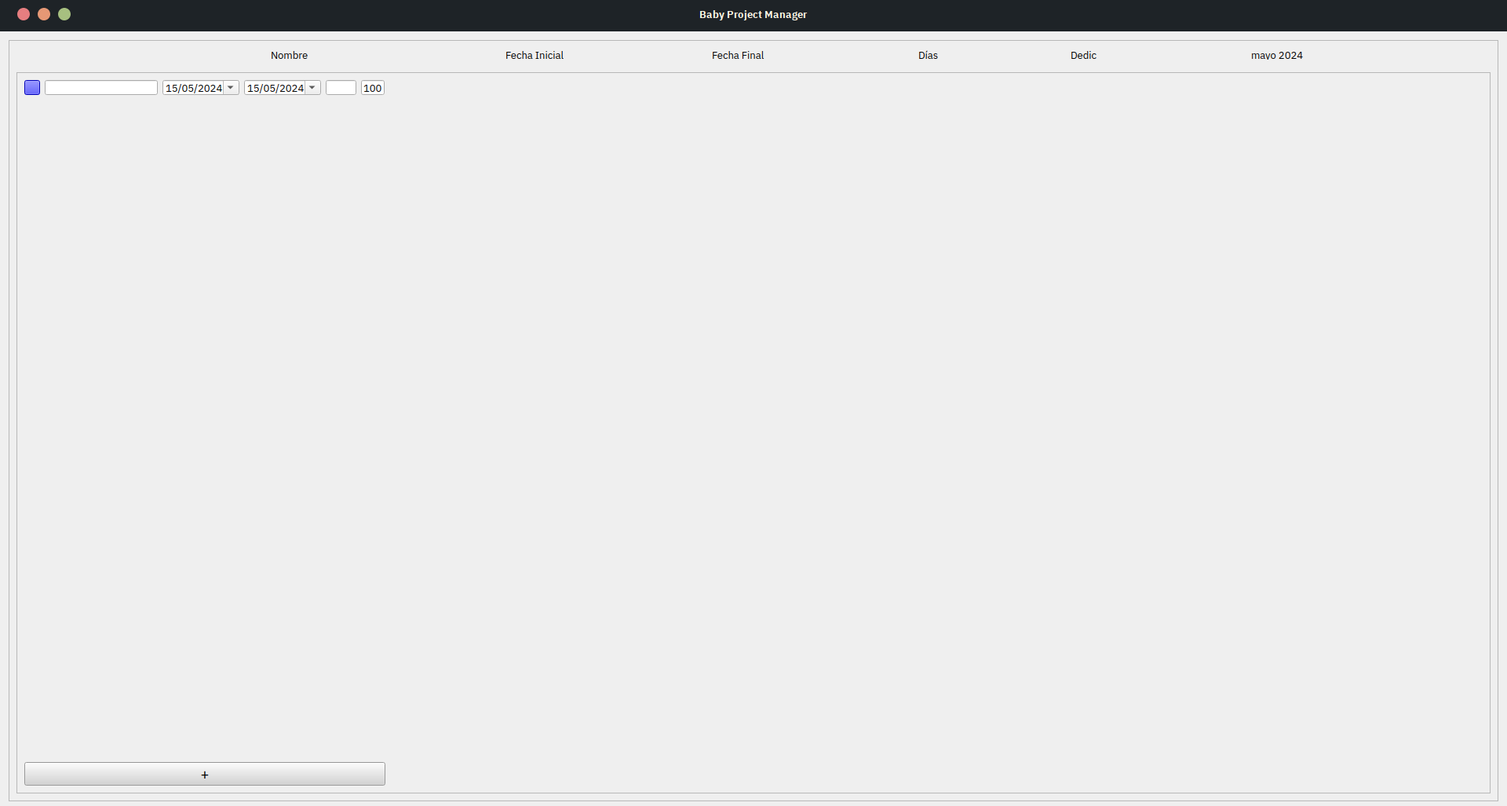
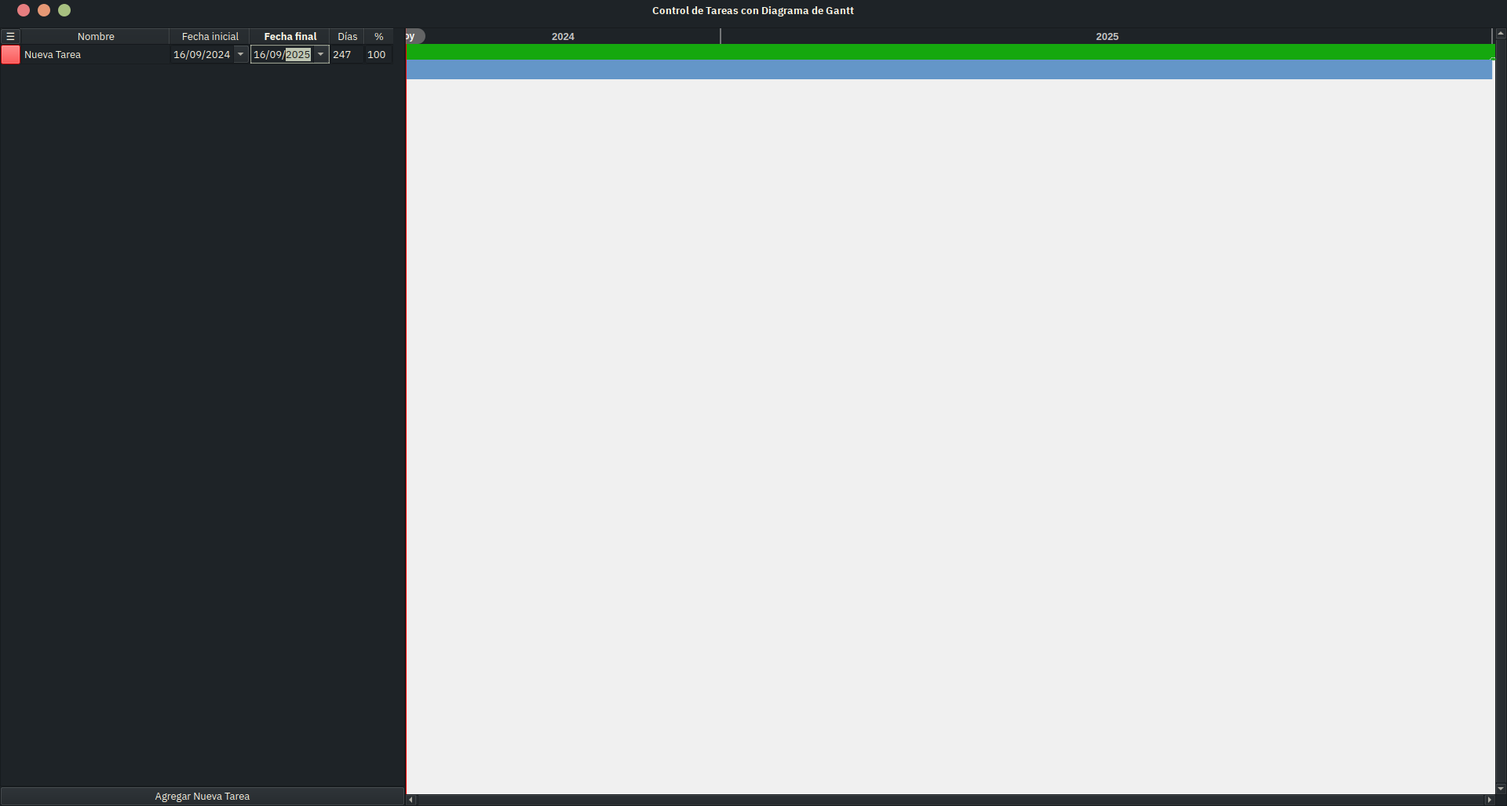
Revision of a layered 1507×806 image; what changed, layer by layer:
added layer "Screenshot from 2024-09-16 10-13-58.png" above "Pasted Layer #12" over box(0, 3, 1507, 806)
